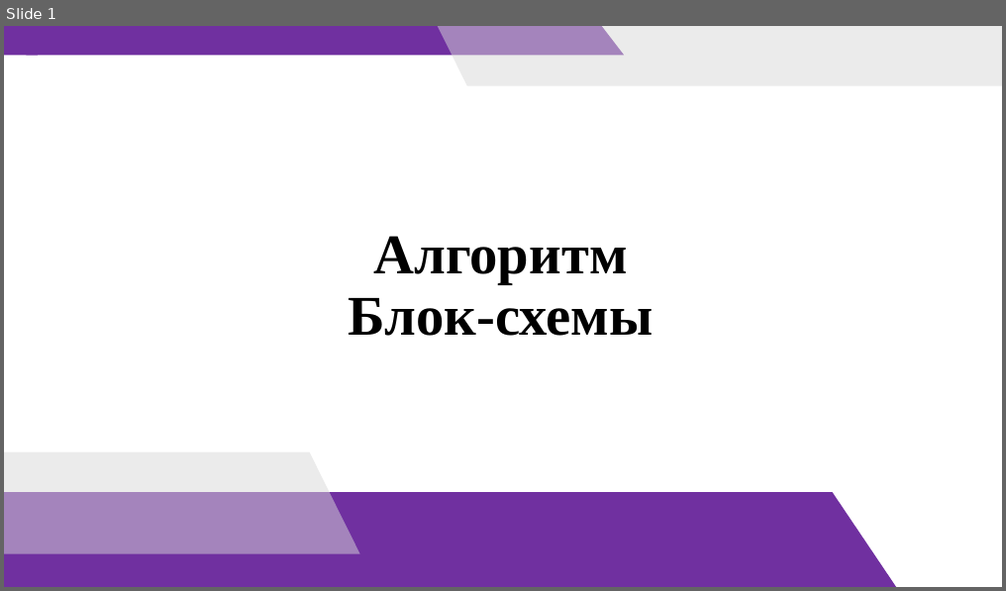
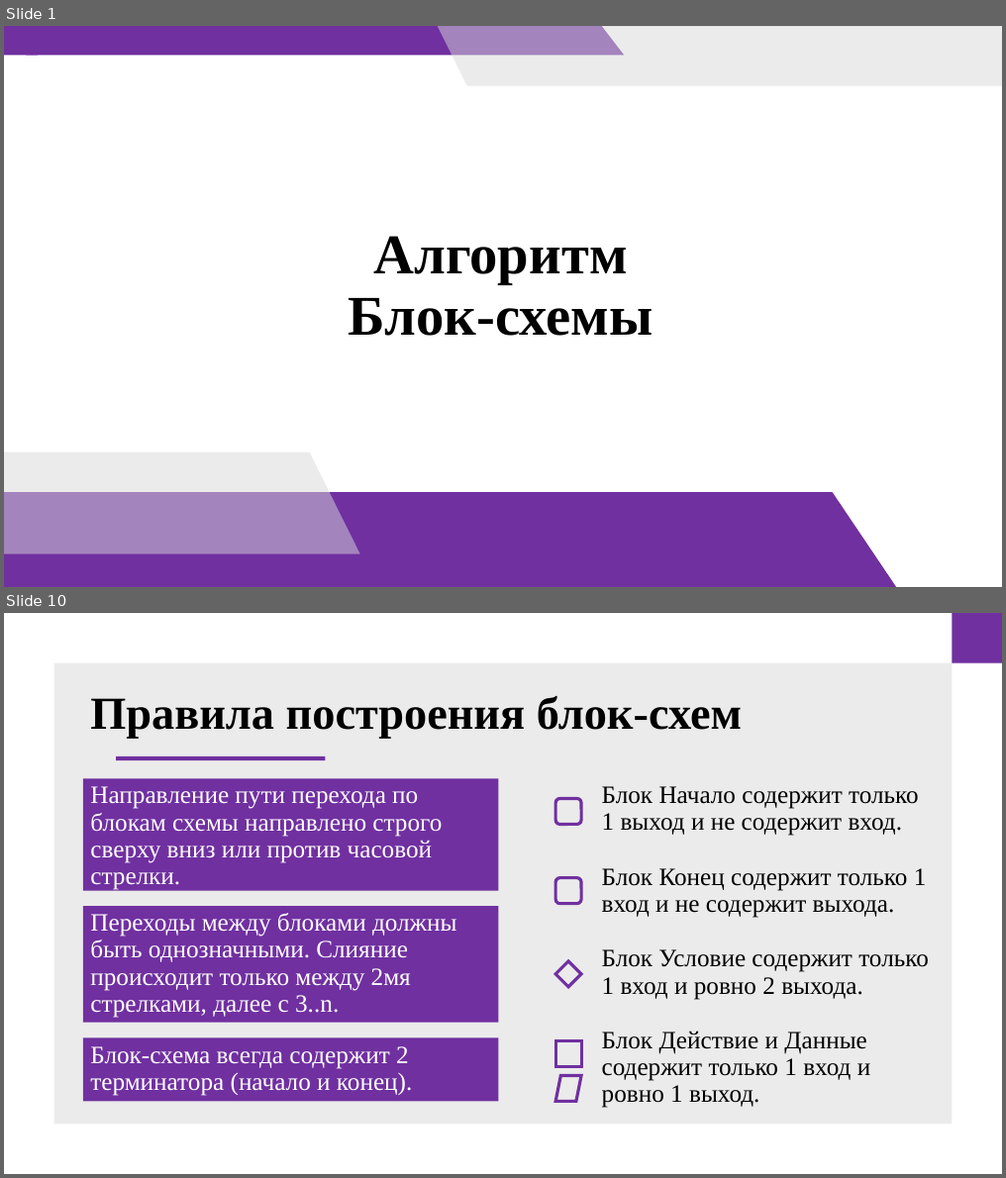
Before and after one commit to doshenka/akademy_files, a slide deck: преза на 12-4-24.pptx. Shown one above the other, each under a label of ours: slide 1 before the commit, slides 1 and 10 after it; the slides between them are not shown. The pictures are 1006x591 and 1006x1178 pixels, drawn with LibreOffice and Linux fonts; fonts in the diff are those of the drawing. Boxes give left, top, right and bottom in pixels: in the first picture for what was removed or moved away, otherwise in the second. Text is boxed around its words. In the diff, an @@ line names an element or a change of style, - is before the commit and + after.

```diff
--- a/преза на 12-4-24.pptx
+++ b/преза на 12-4-24.pptx
@@ slide 10 added at <box>4,613,1002,1174</box>, background #FFFFFF @@
@@ rectangle added at <box>951,613,1002,663</box>, fill #7030A0 @@
@@ rectangle added at <box>54,663,951,1124</box>, fill #D9D9D9 at 50% opacity @@
@@ title added at <box>90,696,742,738</box>, 44.1 pt, text #000000, bold @@
+Правила построения блок-схем
@@ rectangle added at <box>116,757,325,761</box>, fill #7030A0 @@
@@ text added at <box>83,778,499,891</box>, fill #7030A0, 24 pt, text #FFFFFF @@
+Направление пути перехода по блокам схемы направлено строго сверху вниз или против часовой стрелки.
@@ text added at <box>602,786,919,836</box>, 24 pt, text #000000 @@
+Блок Начало содержит только 1 выход и не содержит вход.
@@ rounded rectangle added at <box>555,799,581,824</box>, outline #7030A0 3 pt @@
@@ rounded rectangle added at <box>555,878,581,903</box>, outline #7030A0 3 pt @@
@@ text added at <box>602,868,927,918</box>, 24 pt, text #000000 @@
+Блок Конец содержит только 1 вход и не содержит выхода.
@@ rectangle added at <box>83,906,499,1023</box>, fill #7030A0, 24 pt, text #FFFFFF @@
+Переходы между блоками должны быть однозначными. Слияние происходит только между 2мя стрелками, далее с 3..n.
@@ diamond added at <box>555,961,581,987</box>, outline #7030A0 3 pt @@
@@ text added at <box>602,950,929,1000</box>, 24 pt, text #000000 @@
+Блок Условие содержит только 1 вход и ровно 2 выхода.
@@ rectangle added at <box>83,1039,499,1102</box>, fill #7030A0, 24 pt, text #FFFFFF @@
+Блок-схема всегда содержит 2 терминатора (начало и конец).
@@ rectangle added at <box>555,1042,581,1066</box>, outline #7030A0 3 pt @@
@@ text added at <box>602,1031,870,1108</box>, 24 pt, text #000000 @@
+Блок Действие и Данные содержит только 1 вход и ровно 1 выход.
@@ flow chart input output added at <box>555,1075,581,1101</box>, outline #7030A0 3 pt @@
```
Also in this commit, not shown: 5 slides changed, 11 other slides added, 1 slide removed.
